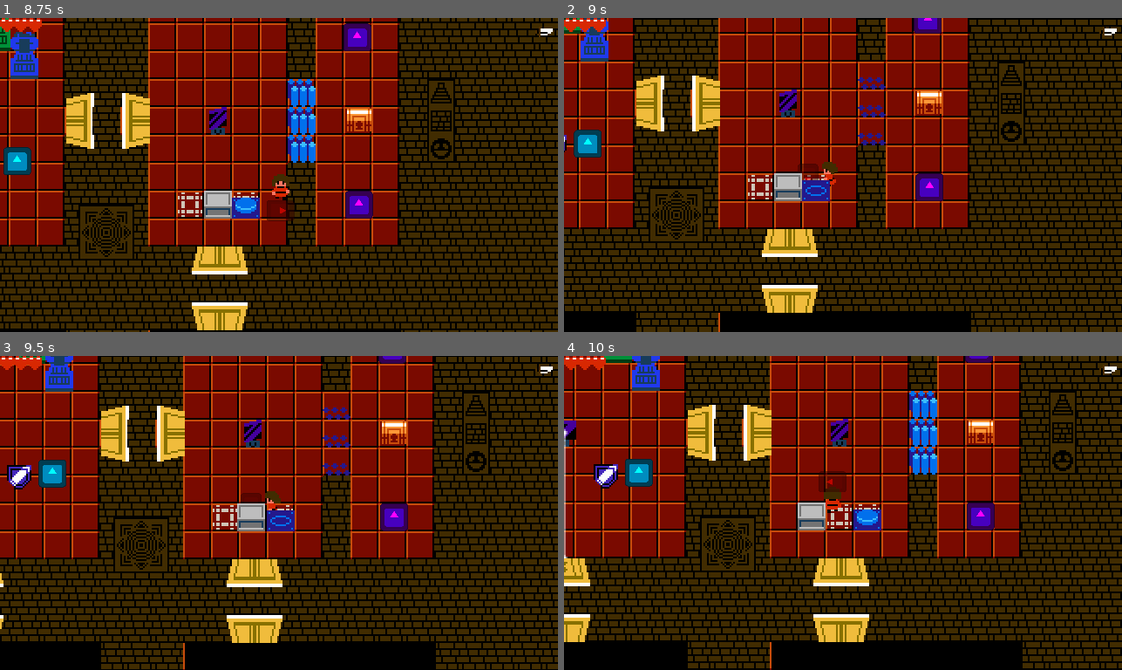
Above: before the commit, frames 1-4 (two rows, left to right).
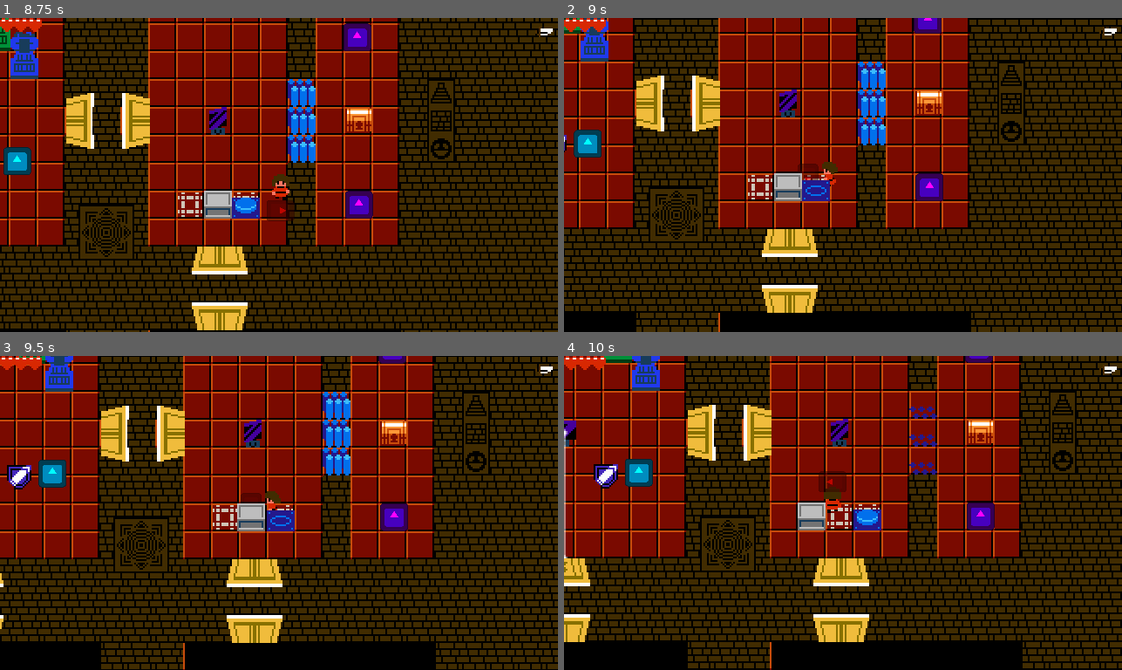
Above: after the commit, the same moments.

Repository: iliys/The-Offering-Godot-Wild-Jam-58-
Game: Godot game, scene res://map/map2.tscn
The game is run twice, just before and just after one commit, with the same random seed, the same clock (stepped at 60 frames per second) and the same inputs. This scene is started directly instead of the project's main scene. The engine's default icon, where the game draws it, is replaced by a stand-in: a white triangle on a blue panel in a dark square.
Inputs (mouse positions are in pixels of both pictures, inside the frame that each line leads up to):
- Up to frame 1 (8.75 s): tap Enter at 0.5 s; move the mouse to (401, 159) at 0.52 s; press the mouse at (401, 159) at 0.53 s; hold Right (right) 0.53-1.28 s; move the mouse to (167, 190) at 1.27 s; release the mouse at (167, 190) at 1.28 s; hold Down (down) 1.28-2.03 s; right-click (167, 190) at 1.35 s; move the mouse to (334, 105) at 2.02 s; press the mouse at (334, 105) at 2.03 s; hold Right (right) 2.03-2.78 s; move the mouse to (251, 237) at 2.77 s; release the mouse at (251, 237) at 2.78 s; hold Up (up) 2.78-3.53 s; right-click (251, 237) at 2.85 s; move the mouse to (446, 222) at 3.52 s; press the mouse at (446, 222) at 3.53 s; hold Left (left) 3.53-5.03 s; move the mouse to (111, 127) at 4.27 s; release the mouse at (111, 127) at 4.28 s; right-click (111, 127) at 4.35 s; move the mouse to (306, 175) at 5.02 s; press the mouse at (306, 175) at 5.03 s; hold Down (down) 5.03-5.78 s; move the mouse to (195, 96) at 5.77 s; release the mouse at (195, 96) at 5.78 s; hold Right (right) 5.78-6.53 s; right-click (195, 96) at 5.85 s; move the mouse to (401, 159) at 6.52 s; press the mouse at (401, 159) at 6.53 s; hold Up (up) 6.53-7.28 s; move the mouse to (167, 190) at 7.27 s; release the mouse at (167, 190) at 7.28 s; hold Right (right) 7.28-8.03 s; right-click (167, 190) at 7.35 s; move the mouse to (334, 105) at 8.02 s; press the mouse at (334, 105) at 8.03 s; hold Down (down) from 8.03 s (still down)
- Up to frame 2 (9 s): move the mouse to (815, 237) at 8.77 s; release Down (down) at 8.78 s; release the mouse at (815, 237) at 8.78 s; hold Left (left) from 8.78 s (still down); right-click (815, 237) at 8.85 s
- Up to frame 3 (9.5 s): keep holding Left (left)
- Up to frame 4 (10 s): move the mouse to (1010, 560) at 9.52 s; release Left (left) at 9.53 s; press the mouse at (1010, 560) at 9.53 s; hold Up (up) from 9.53 s (still down)

Frame 1 is identical in both runs. In frame 2, 1.0% of the frame differs, in the area x 52-58%, y 13-41%; in frame 3, 1.0%; in frame 4, 1.0%.

Commit message:
Gates synced

Diff:
--- a/map/gate/gate.gd
+++ b/map/gate/gate.gd
@@ -23,5 +23,5 @@
 func _ready() -> void:
 	is_ready = true
 
-func set_active(_value := not active) -> void:
-	active = not active
+func set_active(value := not active) -> void:
+	active = value
